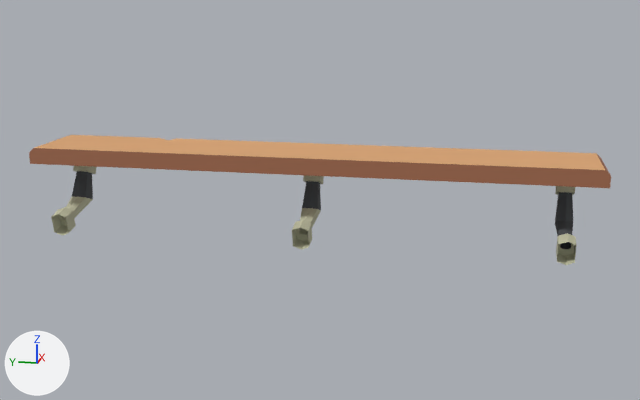
Two versions of the FBX model LudumDare43/Assets/Art/Models/Asiento.FBX, one commit apart.
Both versions are drawn from a 50 mm lens placed at (-8.32, -1.76, 2.38), pointed at (0.01, -0.09, 0.29). The lights are fixed; the arrows at lower left show +X, +Y and +Z. Where no turn or scale is listed for an object, it has been applied to the vertices.

Objects in the first picture: 'Asiento'.
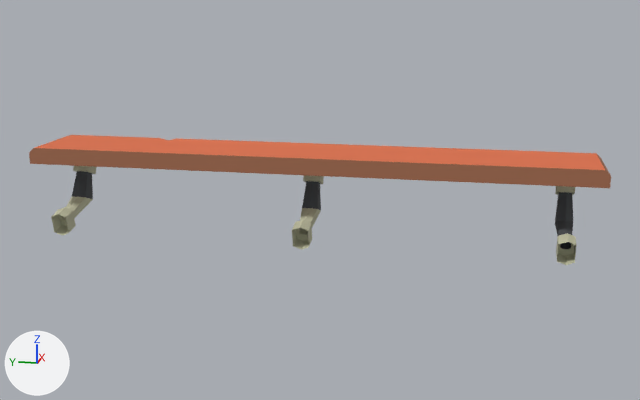
Boxes (x1, y1, x2, y2) around the edits, measured in the pictures (640 x 400 px):
'Asiento', surface changed (brown to orange): (33, 135, 607, 173) in both
part 1 of me_mesh, surface changed (brown to orange): (29, 135, 611, 265) in both

Diff of the bpy script that builds the scene:
```diff
--- a/LudumDare43/Assets/Art/Models/Asiento.FBX.py
+++ b/LudumDare43/Assets/Art/Models/Asiento.FBX.py
@@ img_materiaavion2_png @@
+img_materiaavion2_png = load_image('materiaavion2.png', '../Texturas/materiaavion2.png', 1040, 1040, 'sRGB')
@@ mat_materialludum @@
 mat_materialludum = principled_material('materialLudum')
-mat_materialludum.texture = img_materiaavion_png
+mat_materialludum.texture = img_materiaavion2_png
 mat_materialludum.roughness = 0.859
@@ me_mesh @@
 me_mesh.from_pydata(...)  # 150 vertices, 133 faces; spans x -0.45..0.45, y -2.76..2.76, z -0.1..0.79
 # used by ob_asiento; location = (0.0, 0.0, 0.0)
+# me_mesh part 1: texture (UV) coordinates of 110 of 133 faces, centred in x -0.4..0.45, y -2.76..2.76, z -0.07..0.78, changed; they spanned u 0.1..0.67, v 0.4..0.97 and now span u 0.1..0.64, v 0.4..0.97
 me_mesh.materials.append(mat_materialludum)
```
